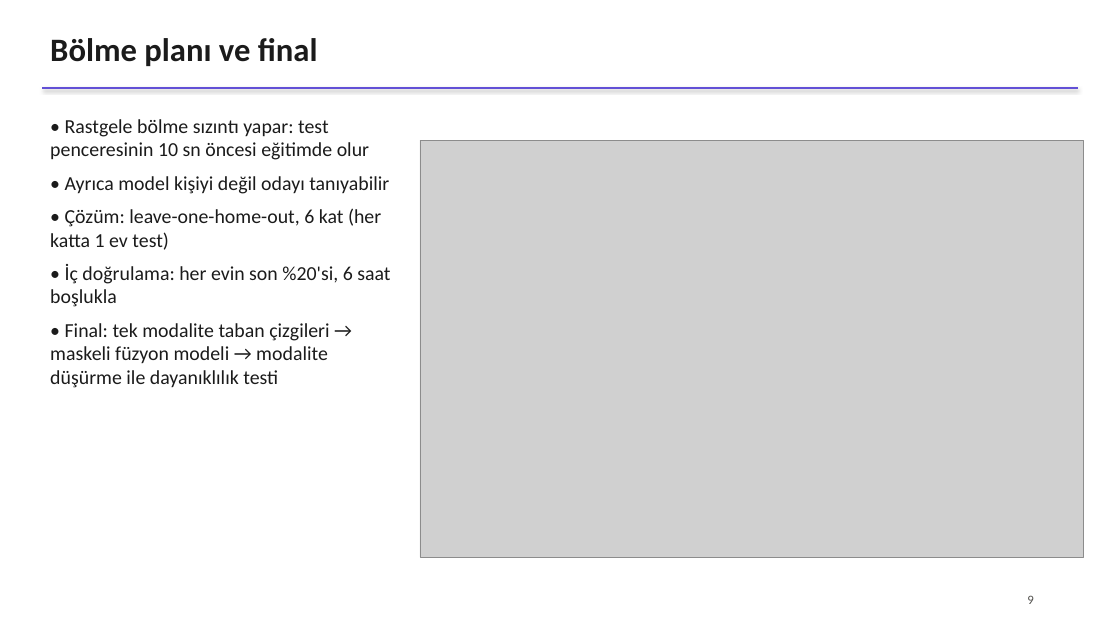
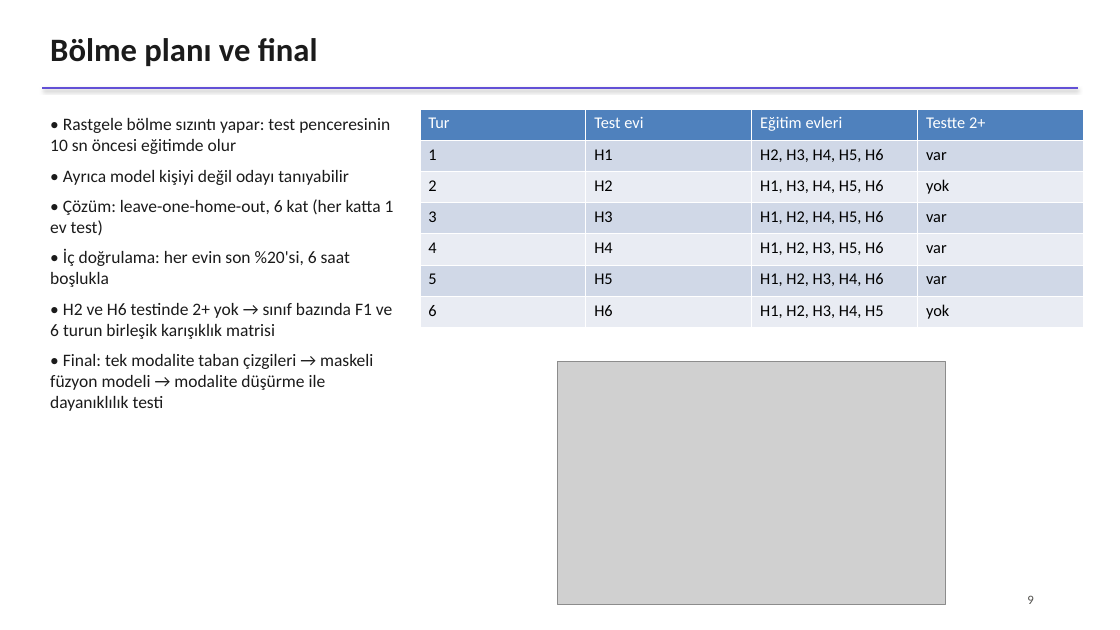
Before and after one commit to ksilverstone/hpdmobile-doluluk-tespiti, a slide deck: slide 9 of reports/sunum.pptx. Drawn at 1120x630 pixels with LibreOffice and Linux fonts; fonts in the diff are those of the drawing; grey boxes stand for pictures. Boxes give left, top, right and bottom in pixels: in the first picture for what was removed or moved away, otherwise in the second. Text is boxed around its words. In the diff, an @@ line names an element or a change of style, - is before the commit and + after.

```diff
--- a/reports/sunum.pptx
+++ b/reports/sunum.pptx
@@ text at [50,118,394,411]: size 17 to 15 pt in "• Rastgele bölme sızıntı yapar: test penceresinin ...", "• Ayrıca model kişiyi değil odayı tanıyabilir", "• Çözüm: leave-one-home-out, 6 kat (her katta ...", "• İç doğrulama: her evin son %20'si, ..." and 1 more places @@
@@ table added at [420,109,1086,328], 7 rows, 4 columns @@
+Tur | Test evi | Eğitim evleri | Testte 2+
+1 | H1 | H2, H3, H4, H5, H6 | var
+2 | H2 | H1, H3, H4, H5, H6 | yok
+3 | H3 | H1, H2, H4, H5, H6 | var
+4 | H4 | H1, H2, H3, H5, H6 | var
+5 | H5 | H1, H2, H3, H4, H6 | var
+6 | H6 | H1, H2, H3, H4, H5 | yok
@@ text at [50,303,392,339]: paragraph added @@
+• H2 ve H6 testinde 2+ yok → sınıf bazında F1 ve 6 turun birleşik karışıklık matrisi
@@ picture: place and size @@
-picture at [420,140,1084,557]
+picture at [558,361,946,605]
```
Also in this commit, not shown: 4 other slides changed, 1 other file.
